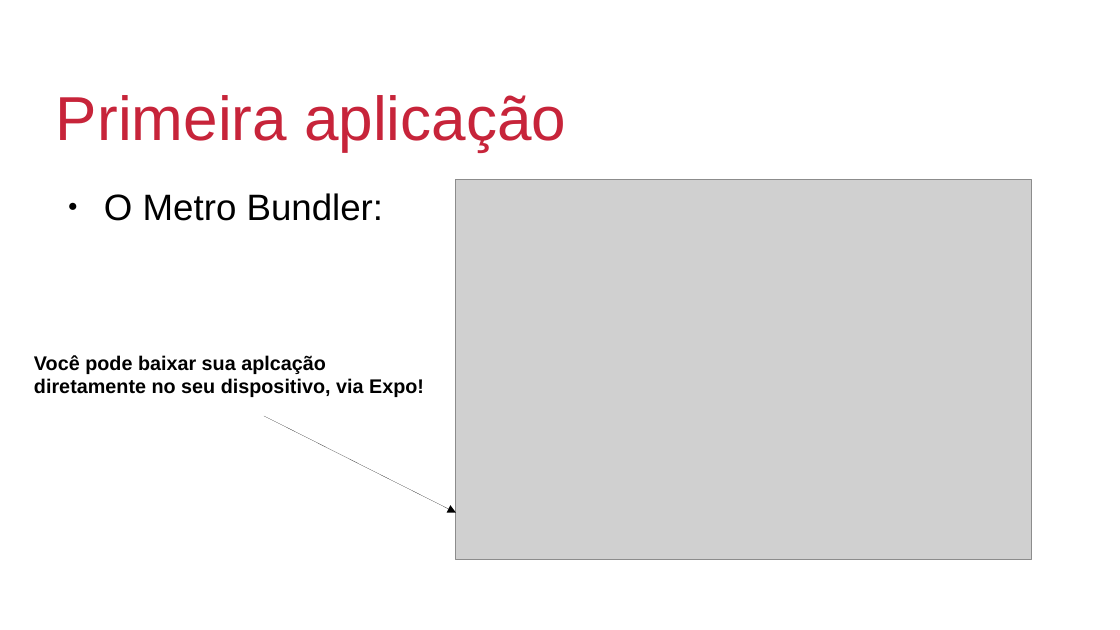
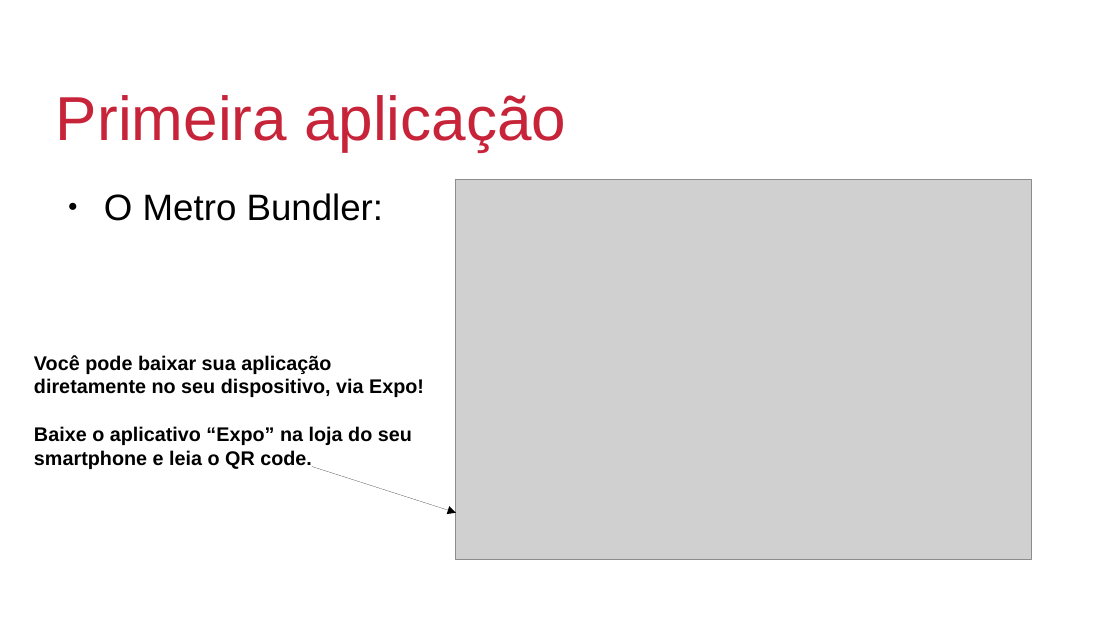
Before and after one commit to johnmagt/PIDM-2019_2, a slide deck: slide 11 of SLIDES/aula01.odp. Drawn at 1120x630 pixels with LibreOffice and Linux fonts; fonts in the diff are those of the drawing; grey boxes stand for pictures; background and template pictures are left out. Boxes give left, top, right and bottom in pixels: in the first picture for what was removed or moved away, otherwise in the second. Text is boxed around its words. In the diff, an @@ line names an element or a change of style, - is before the commit and + after.

```diff
--- a/SLIDES/aula01.odp
+++ b/SLIDES/aula01.odp
@@ text at <box>34,355,331,374</box>: text changed @@
-Você pode baixar sua aplcação
+Você pode baixar sua aplicação
@@ text at <box>34,426,412,469</box>: paragraphs added @@
+Baixe o aplicativo “Expo” na loja do seu
+smartphone e leia o QR code.
@@ arrow moved from (264, 416) - (456, 513) to (312, 466) - (456, 513) @@
```
Also in this commit, not shown: 7 other slides changed, 11 slides added, 1 slide removed, 1 other file.
